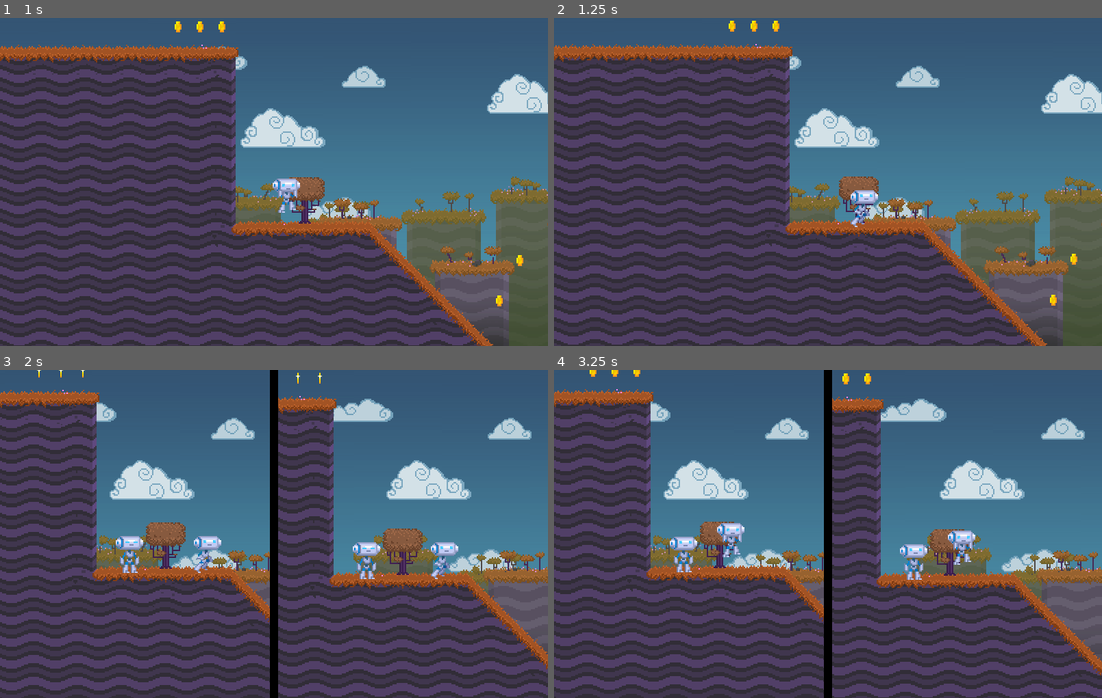
Above: before the commit, frames 1-4 (two rows, left to right).
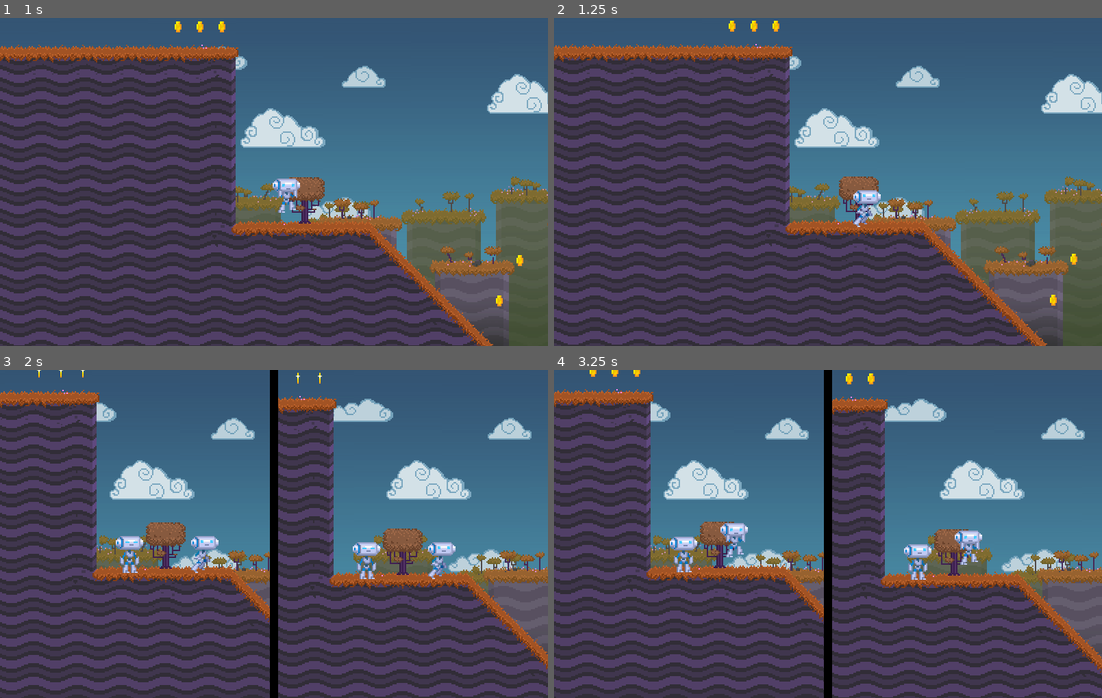
Above: after the commit, the same moments.

Repository: Stribe2/Prototype4
Game: Godot game, scene res://src/Main/Game.tscn
Same seed, same stepped clock (60 frames per second), same inputs: the game is played once before the commit and once after it.
Inputs:
- Up to frame 1 (1 s): hold Right (move_right) from 0.53 s (still down); hold Shift (Sprint, bound only after the commit) from 0.53 s (still down); tap Up (jump) at 0.77 s
- Up to frame 2 (1.25 s): keep holding Right (move_right); keep holding Shift (Sprint, bound only after the commit)
- Up to frame 3 (2 s): keep holding Right (move_right); release Shift (Sprint, bound only after the commit) at 1.28 s; tap Tab (splitscreen) at 1.35 s; tap Up (jump) at 1.52 s; tap Shift (Sprint, bound only after the commit) at 1.55 s
- Up to frame 4 (3.25 s): release Right (move_right) at 2.03 s; hold Left (move_left) 2.03-2.78 s; hold Shift (Sprint, bound only after the commit) 2.03-2.78 s; hold Right (move_right) from 2.78 s (still down); tap Shift (Sprint, bound only after the commit) at 2.85 s; tap Up (jump) at 3.02 s

Frame 1 is identical in both runs. In frame 2, 0.3% of the frame differs, in the area x 54-60%, y 52-64%; in frame 3, 0.5%; in frame 4, 5.3%, in the area x 29-100%, y 1-100%.
Error in both runs: Attempt to call function 'connect' in base 'null instance' on a null instance. (res://src/UserInterface/CoinsCounter.gd:21)

Commit message:
Player sprinting

Diff:
--- a/platformer/project.godot
+++ b/platformer/project.godot
@@ -200,6 +200,11 @@
 , Object(InputEventKey,"resource_local_to_scene":false,"resource_name":"","device":0,"alt":false,"shift":false,"control":false,"meta":false,"command":false,"pressed":false,"scancode":16777218,"physical_scancode":0,"unicode":0,"echo":false,"script":null)
  ]
 }
+Sprint={
+"deadzone": 0.5,
+"events": [ Object(InputEventKey,"resource_local_to_scene":false,"resource_name":"","device":0,"alt":false,"shift":false,"control":false,"meta":false,"command":false,"pressed":false,"scancode":16777237,"physical_scancode":0,"unicode":0,"echo":false,"script":null)
+ ]
+}
 
 [layer_names]
 
--- a/platformer/src/Actors/Actor.gd
+++ b/platformer/src/Actors/Actor.gd
@@ -5,9 +5,9 @@
 
 export var base_velocity = 15.0
 export var acceleration = 125.0
-export var max_velocity = 50.0
+export var max_velocity_walking = 40.0
 export var jump_force = 100.0
-# export var speed = Vector2(150.0, 350.0)
+export var max_velocity_sprinting = 80.0
 onready var gravity = ProjectSettings.get("physics/2d/default_gravity")
 
 const FLOOR_NORMAL = Vector2.UP
--- a/platformer/src/Actors/Player.gd
+++ b/platformer/src/Actors/Player.gd
@@ -47,9 +47,13 @@
 	if Input.is_action_just_pressed("jump" + action_suffix) and is_on_floor():
 		sound_jump.play()
 
+	var max_velocity = max_velocity_walking
+	if Input.is_action_pressed("Sprint" + action_suffix):
+		max_velocity = max_velocity_sprinting
+
 	var direction = get_direction()
 
-	_velocity = calculate_move_velocity(direction, _delta)
+	_velocity = calculate_move_velocity(direction, max_velocity, _delta)
 
 	var snap_vector = Vector2.ZERO
 	if direction.y == 0.0:
@@ -82,6 +86,7 @@
 # This function calculates a new velocity whenever you need it.
 func calculate_move_velocity(
 		direction,
+		max_velocity,
 		delta
 	):
 	var velocity = _velocity
